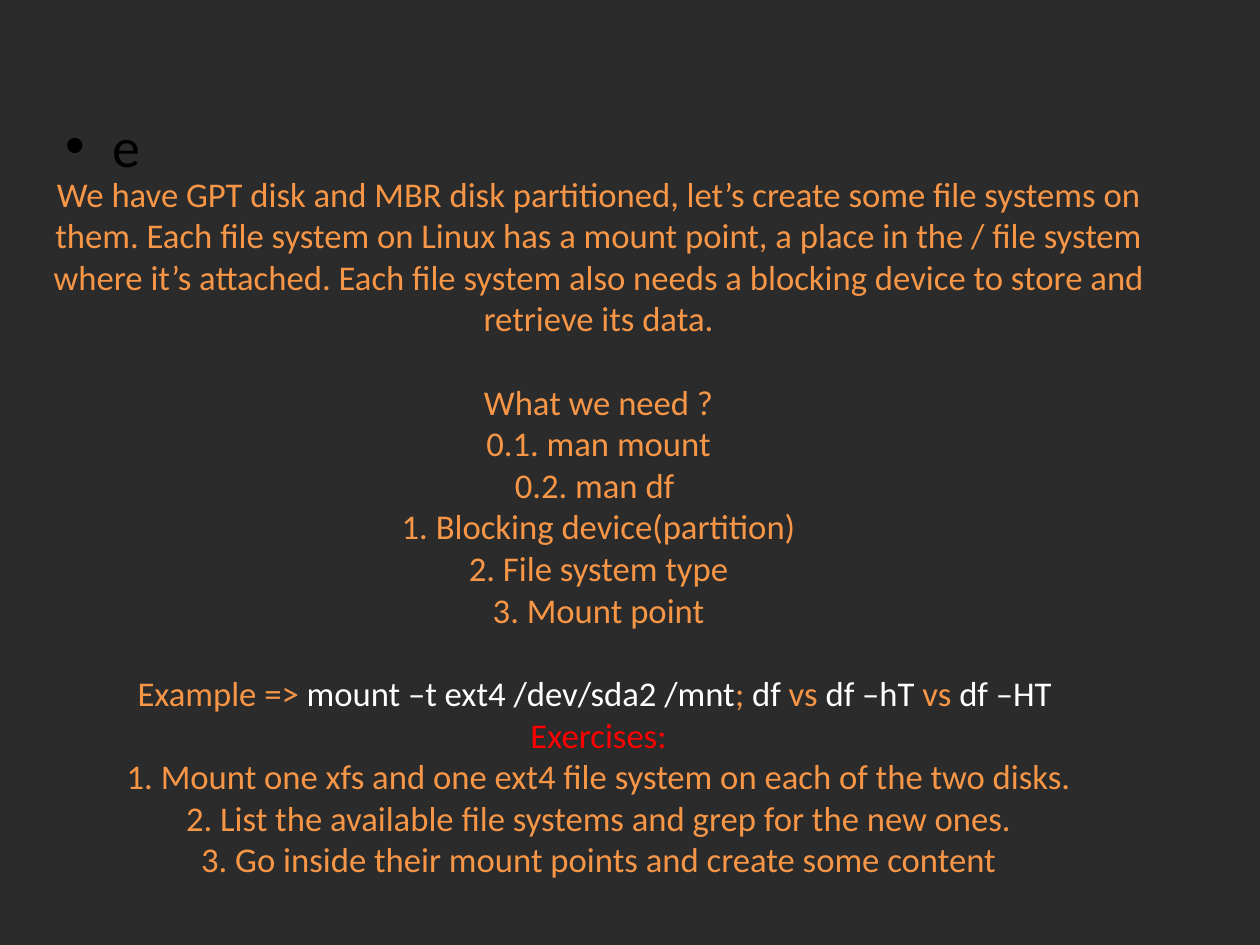
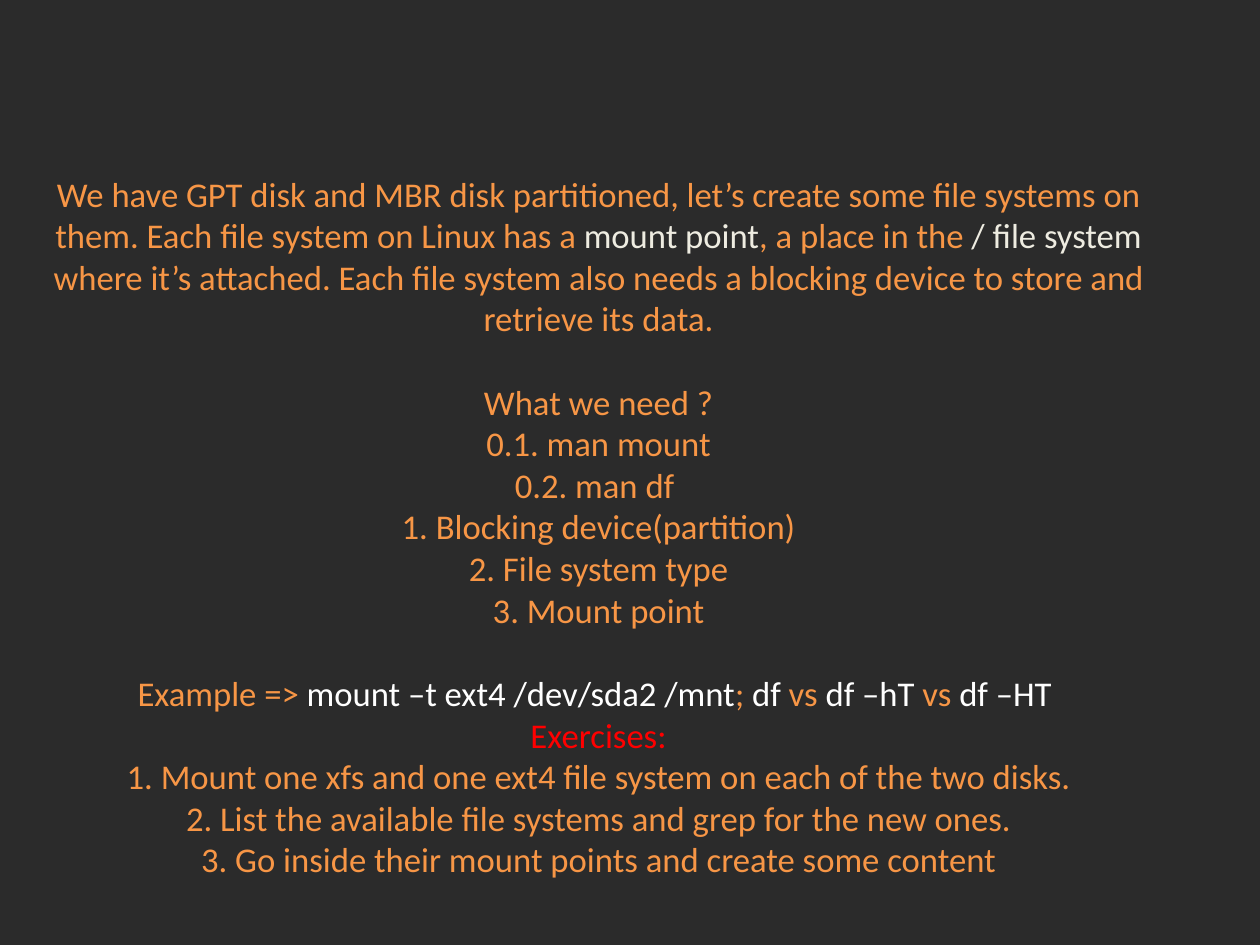
Before and after one commit to Academy-Soft-Intellect/Linux-Course, a slide deck: slide 6 of 08.Partitions_And_LVM_And_Filesystems/08-PartitionsLVMFileSystems.pptx. Drawn at 1260x945 pixels with LibreOffice and Linux fonts; fonts in the diff are those of the drawing; background and template pictures are left out; a plain dark background stands for a picture behind light text. Boxes give left, top, right and bottom in pixels: in the first picture for what was removed or moved away, otherwise in the second. Text is boxed around its words. In the diff, an @@ line names an element or a change of style, - is before the commit and + after.

```diff
--- a/08.Partitions_And_LVM_And_Filesystems/08-PartitionsLVMFileSystems.pptx
+++ b/08.Partitions_And_LVM_And_Filesystems/08-PartitionsLVMFileSystems.pptx
@@ title "We have GPT disk and ..." at bbox=[54, 182, 1143, 878]: text colour #F79646 to #EEECE1 in "mount point, / file system" @@
@@ text removed at bbox=[112, 140, 140, 167] @@
-• e
```
Also in this commit, not shown: 10 other slides changed, 1 other file.
